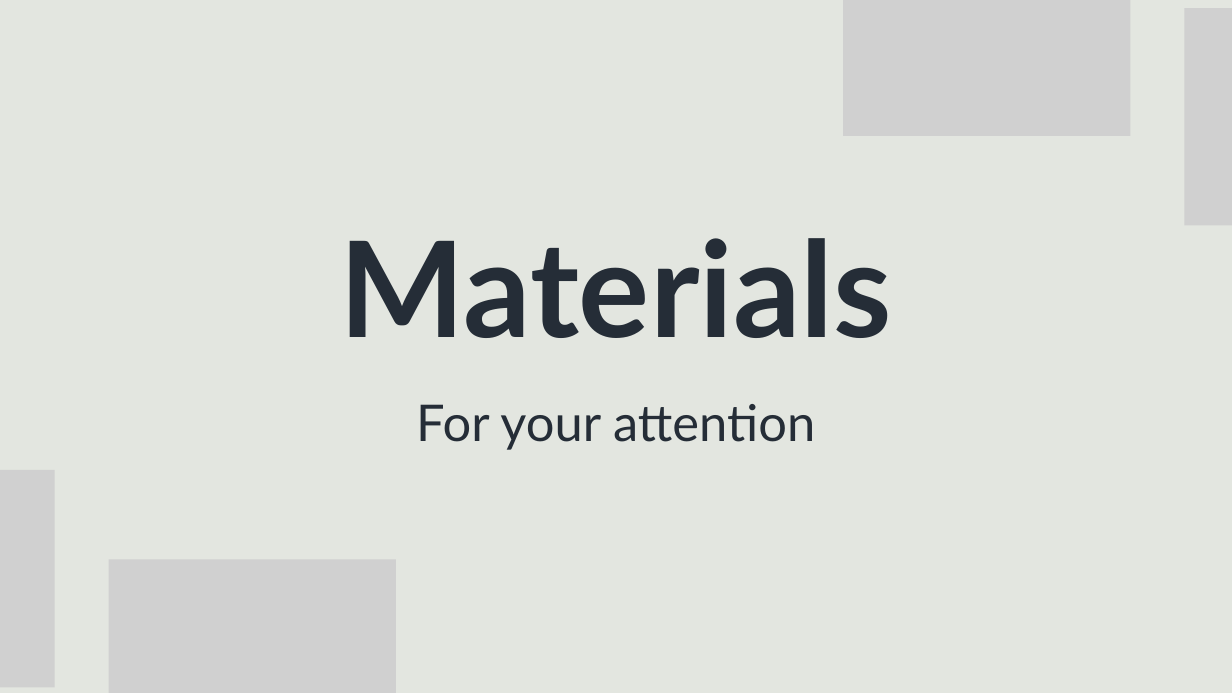
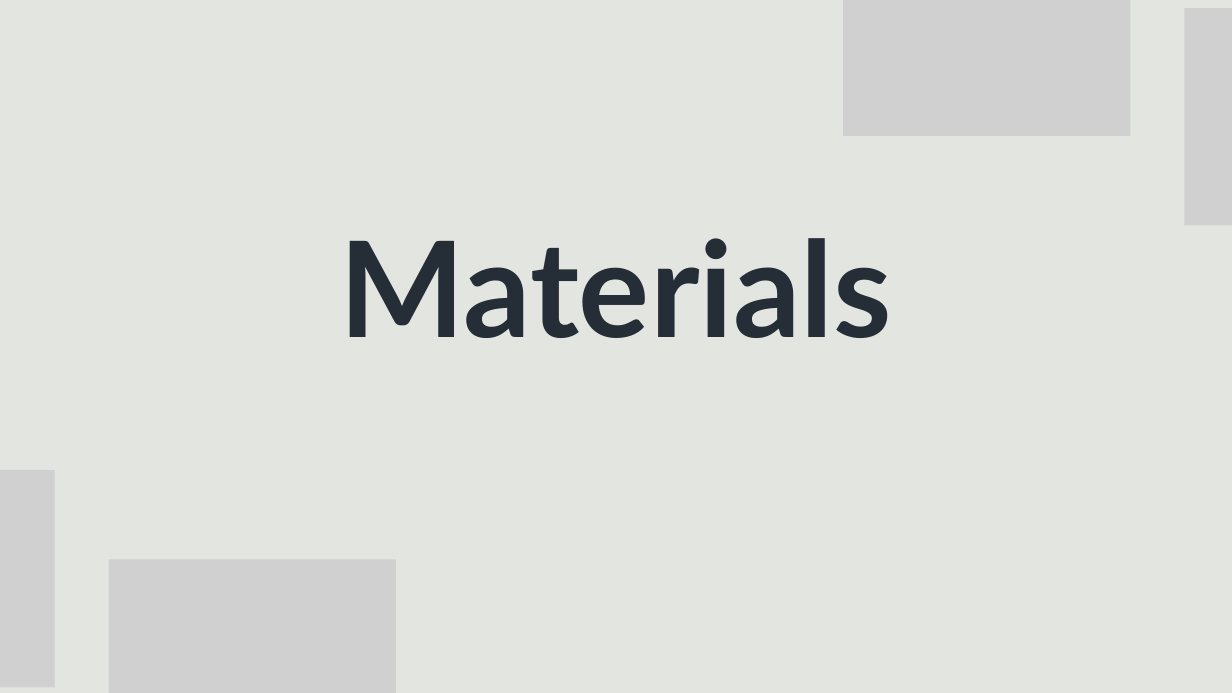
Before and after one commit to m11217045/PPG, a slide deck: slide 8 of 碩論/Ivory Black Simple Geometric Research Project Presentation.pptx. Drawn at 1232x693 pixels with LibreOffice and Linux fonts; fonts in the diff are those of the drawing; grey boxes stand for pictures. Boxes give left, top, right and bottom in pixels: in the first picture for what was removed or moved away, otherwise in the second. Text is boxed around its words. In the diff, an @@ line names an element or a change of style, - is before the commit and + after.

```diff
--- a/碩論/Ivory Black Simple Geometric Research Project Presentation.pptx
+++ b/碩論/Ivory Black Simple Geometric Research Project Presentation.pptx
@@ text removed at (416, 404, 815, 450) @@
-For your attention
```
Also in this commit, not shown: 5 other slides changed, 4 slides added, 1 slide removed, 1 other file.
